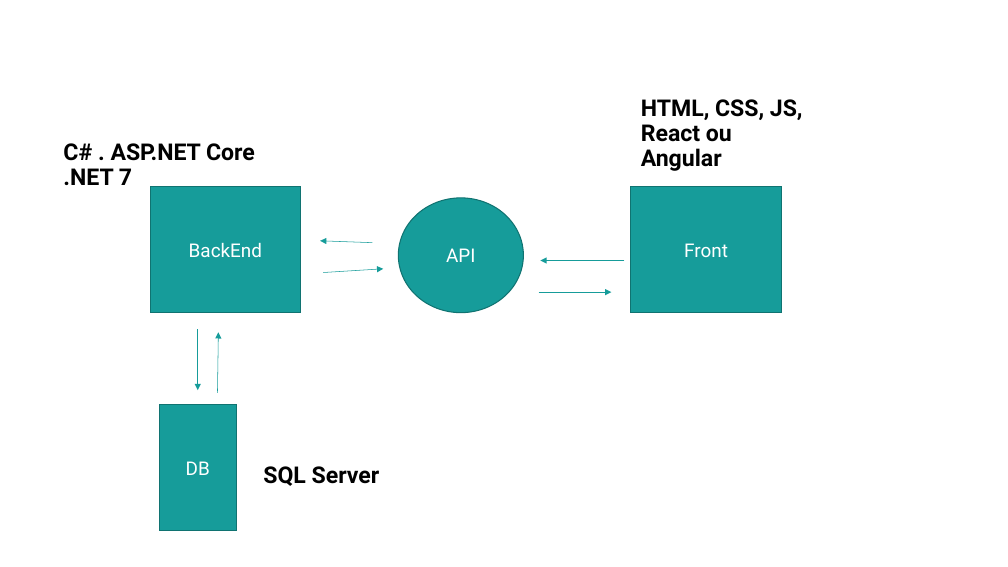
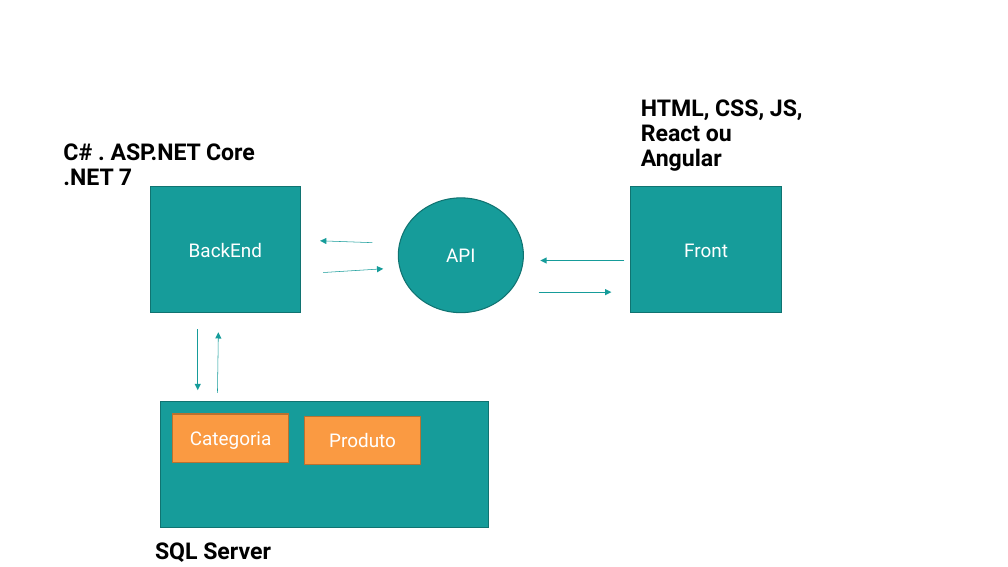
Before and after one commit to soolth/alomoxarifadoafrodite, a slide deck: slide 11 of Documentacao/ModelagemSistema_TemplateInicial.pptx. Drawn at 1008x567 pixels with LibreOffice and Linux fonts; fonts in the diff are those of the drawing. Boxes give left, top, right and bottom in pixels: in the first picture for what was removed or moved away, otherwise in the second. Text is boxed around its words. In the diff, an @@ line names an element or a change of style, - is before the commit and + after.

```diff
--- a/Documentacao/ModelagemSistema_TemplateInicial.pptx
+++ b/Documentacao/ModelagemSistema_TemplateInicial.pptx
@@ rectangle: place and size @@
-rectangle at <box>160,405,237,531</box>
+rectangle at <box>160,402,488,528</box>
@@ rectangle added at <box>173,414,289,463</box>, fill #FA9A42, outline #B97231 1 pt, 18 pt, text #FFFFFF @@
+Categoria
@@ rectangle added at <box>305,417,420,465</box>, fill #FA9A42, outline #B97231 1 pt, 18 pt, text #FFFFFF @@
+Produto
@@ text "SQL Server": place and size @@
-text "SQL Server" at <box>263,466,380,486</box>
+text "SQL Server" at <box>155,542,271,562</box>
@@ text in rectangle at <box>186,461,210,475</box>: text removed @@
-DB
```
Also in this commit, not shown: 1 other slide changed, 1 other file.
